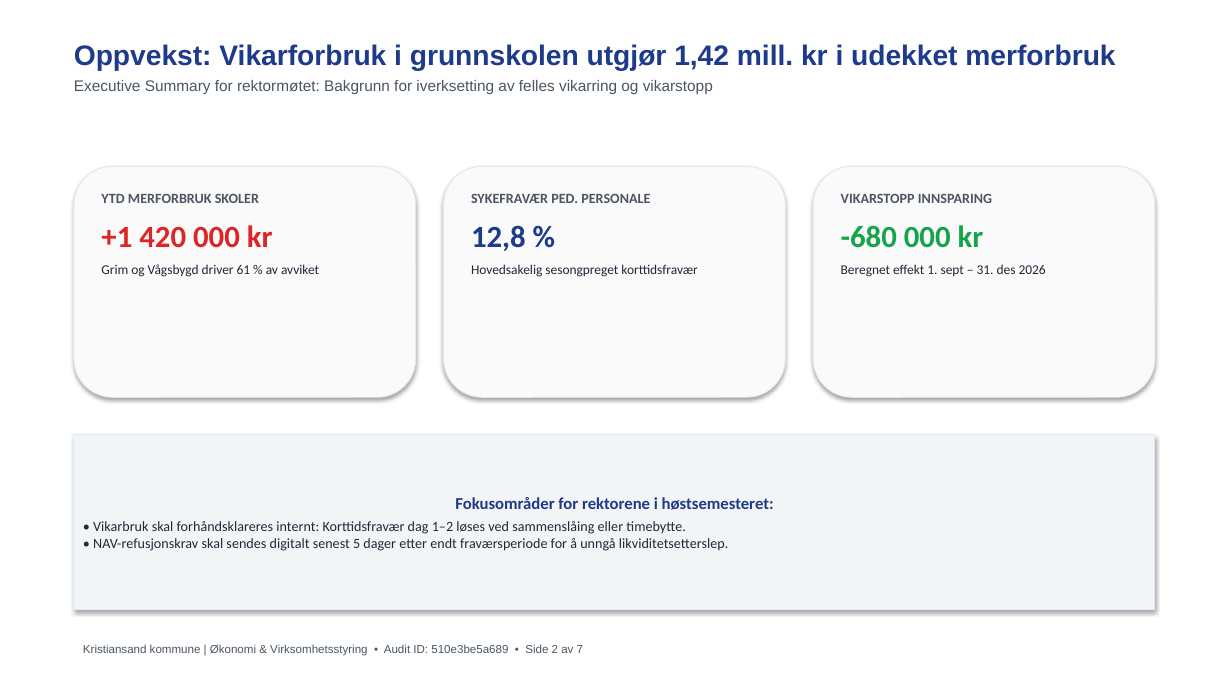
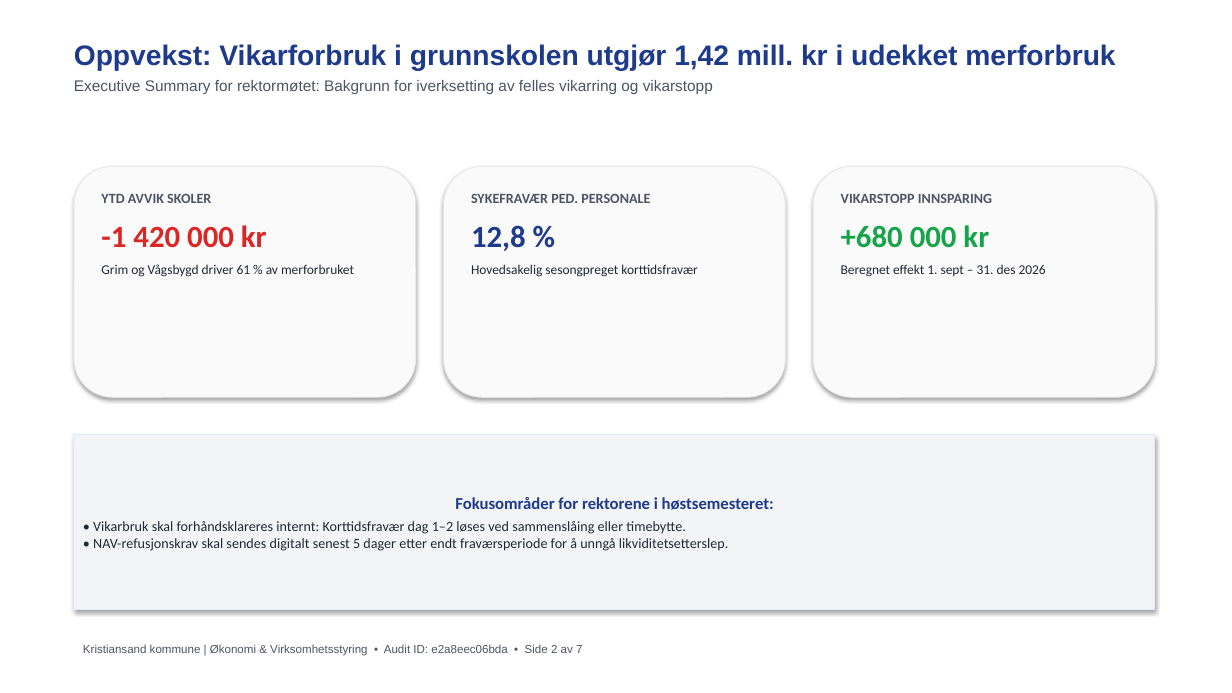
Before and after one commit to Frank-Ellingsen/AI_KOM, a slide deck: slide 2 of powerpoint/Presentasjon_Oppvekst_Bemanningskontroll_2026.pptx. Drawn at 1232x693 pixels with LibreOffice and Linux fonts; fonts in the diff are those of the drawing. Boxes give left, top, right and bottom in pixels: in the first picture for what was removed or moved away, otherwise in the second. Text is boxed around its words. In the diff, an @@ line names an element or a change of style, - is before the commit and + after.

```diff
--- a/powerpoint/Presentasjon_Oppvekst_Bemanningskontroll_2026.pptx
+++ b/powerpoint/Presentasjon_Oppvekst_Bemanningskontroll_2026.pptx
@@ text at [101,193,354,277]: text changed @@
-YTD MERFORBRUK SKOLER
-+1 420 000 kr
-Grim og Vågsbygd driver 61 % av avviket
+YTD AVVIK SKOLER
+-1 420 000 kr
+Grim og Vågsbygd driver 61 % av merforbruket
@@ text at [841,225,989,248]: text changed @@
--680 000 kr
++680 000 kr
@@ text at [83,644,582,656]: text changed @@
-Kristiansand kommune | Økonomi & Virksomhetsstyring • Audit ID: 510e3be5a689 • Side 2 av 7
+Kristiansand kommune | Økonomi & Virksomhetsstyring • Audit ID: e2a8eec06bda • Side 2 av 7
```
Also in this commit, not shown: 6 other slides changed, 12 other files.
